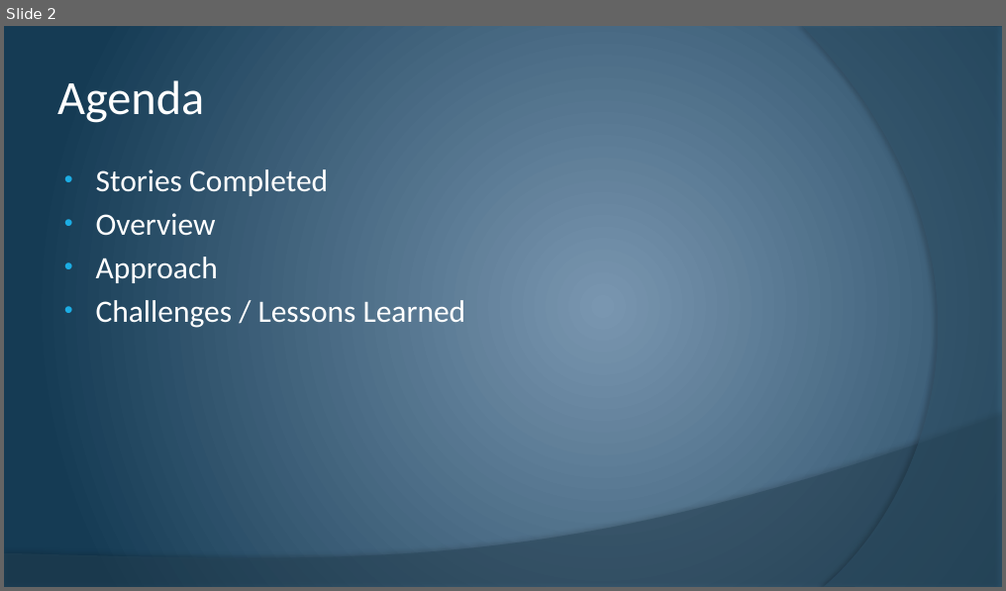
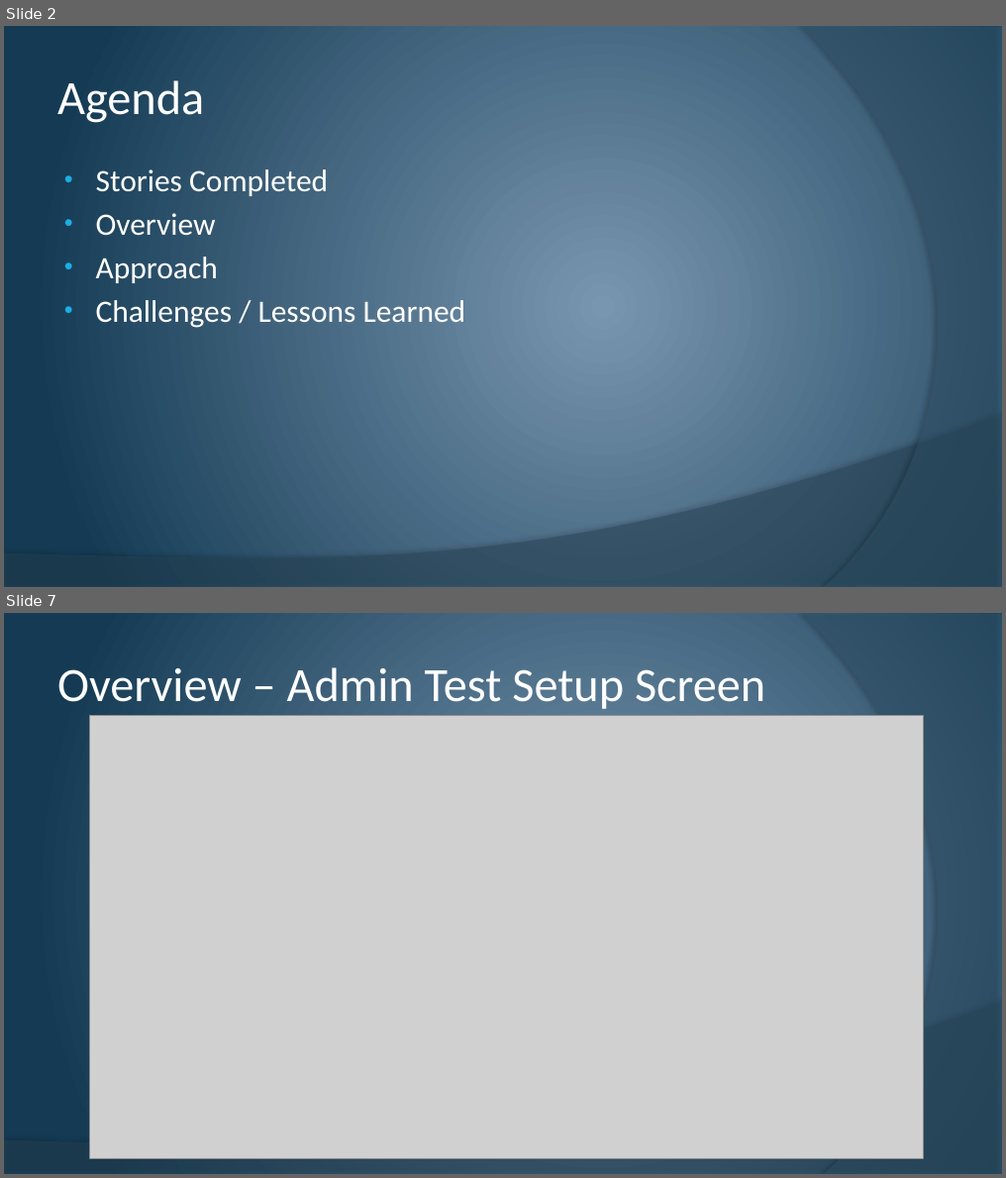
Before and after one commit to cstultz/cis234, a slide deck: assigns/assign10/t1-a10.pptx. Shown one above the other, each under a label of ours: slide 2 before the commit, slides 2 and 7 after it; the slides between them are not shown. The pictures are 1006x591 and 1006x1178 pixels, drawn with LibreOffice and Linux fonts; fonts in the diff are those of the drawing; grey boxes stand for pictures. Boxes give left, top, right and bottom in pixels: in the first picture for what was removed or moved away, otherwise in the second. Text is boxed around its words. In the diff, an @@ line names an element or a change of style, - is before the commit and + after.

```diff
--- a/assigns/assign10/t1-a10.pptx
+++ b/assigns/assign10/t1-a10.pptx
@@ slide 7 added at bbox=[4, 613, 1002, 1174], background gradient #7A96B0 to #153C55; not listed: 2 template elements that a slide beside it also shows @@
@@ title added at bbox=[57, 667, 765, 709], 46 pt, text #FFFFFF @@
+Overview – Admin Test Setup Screen
@@ picture added at bbox=[90, 716, 924, 1159] @@
```
Also in this commit, not shown: 4 slides changed, 6 other slides added, 2 slides removed, 2 other files.
